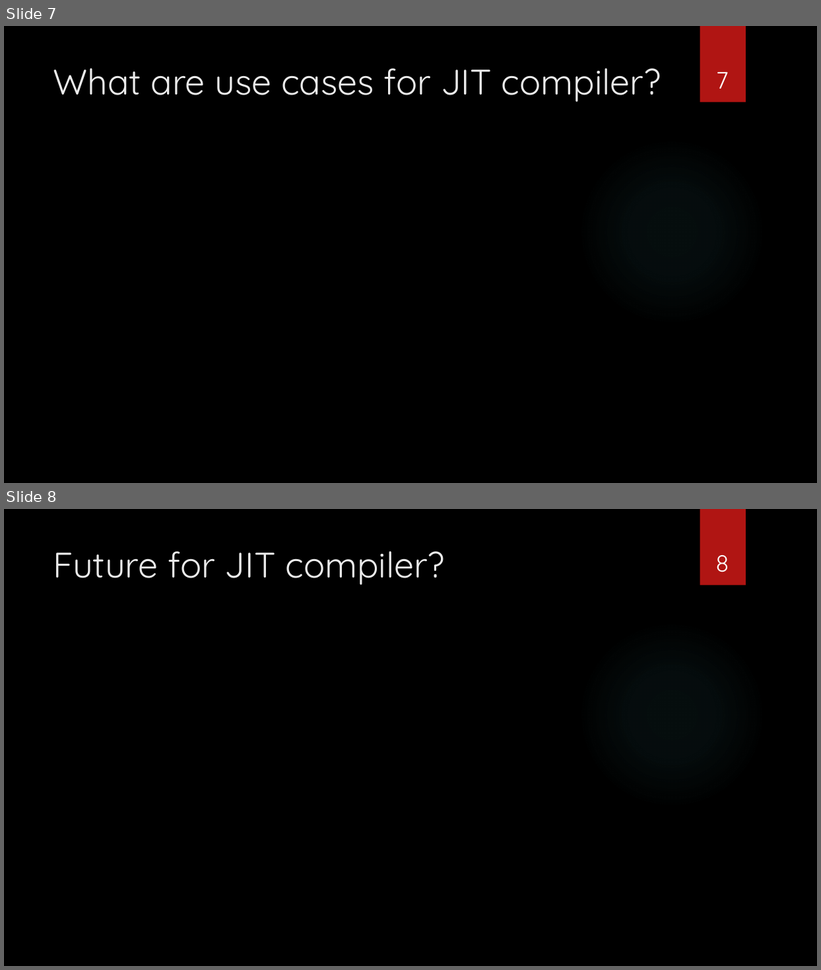
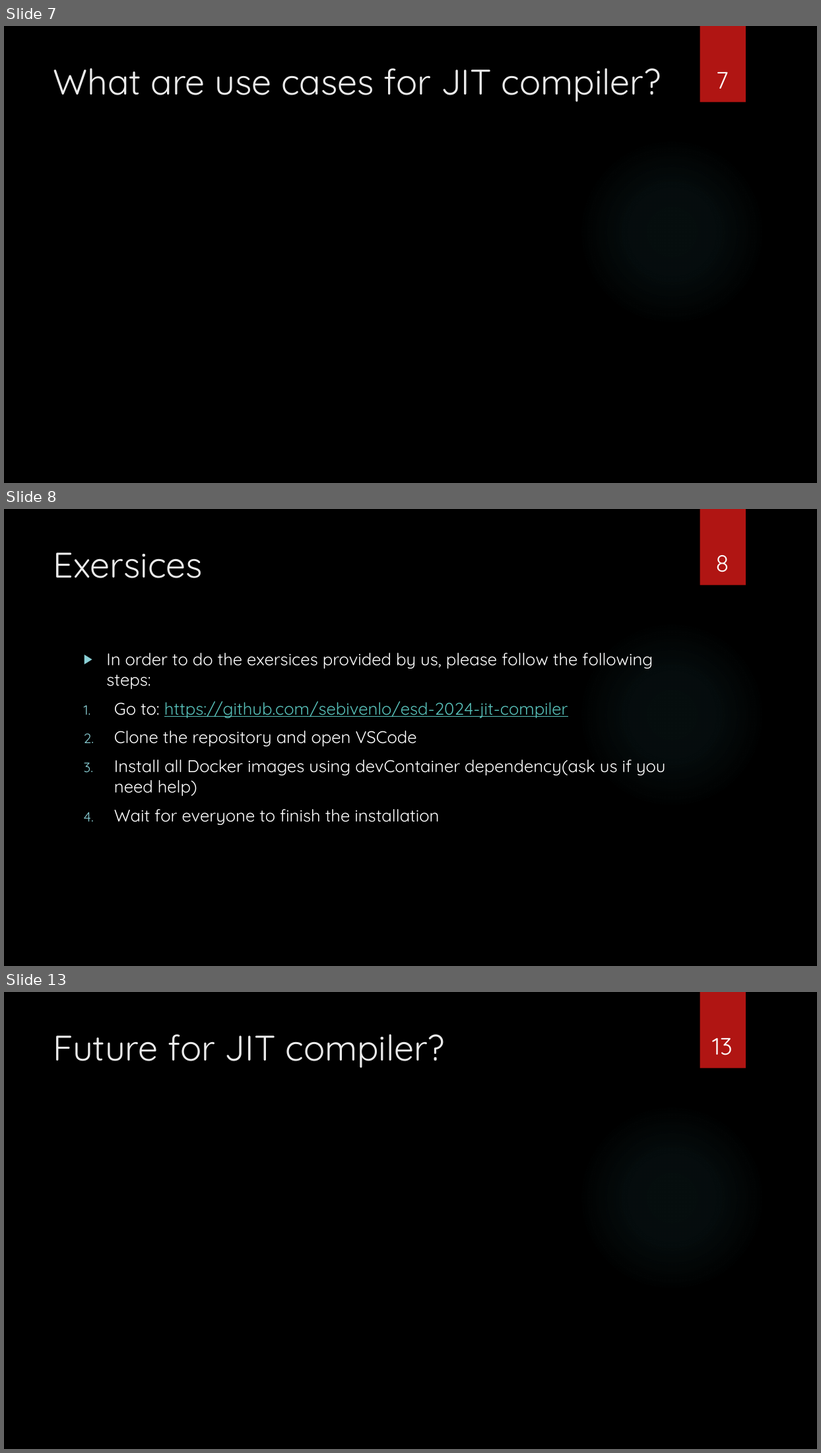
Before and after one commit to sebivenlo/esd-2024-jit-compiler, a slide deck: documents/presentation/presentation jit compiler.pptx. Shown one above the other, each under a label of ours: slides 7 and 8 before the commit, slides 7, 8 and 13 after it; the slides between them are not shown. The pictures are 821x970 and 821x1453 pixels, drawn with LibreOffice and Linux fonts; fonts in the diff are those of the drawing; background and template pictures are left out. Boxes give left, top, right and bottom in pixels: in the first picture for what was removed or moved away, otherwise in the second. Text is boxed around its words. In the diff, an @@ line names an element or a change of style, - is before the commit and + after.

```diff
--- a/documents/presentation/presentation jit compiler.pptx
+++ b/documents/presentation/presentation jit compiler.pptx
@@ slide 8 added at bbox=[4, 509, 817, 966], background picture (left out); not listed: 2 template elements that a slide beside it also shows @@
@@ title added at bbox=[54, 553, 203, 578], 42 pt, text #EBEBEB @@
+Exersices
@@ page number added at bbox=[715, 555, 729, 572], 28 pt, text #FFFFFF @@
+8
@@ text added at bbox=[106, 653, 665, 825], 20 pt, text #FFFFFF @@
+▶ In order to do the exersices provided by us, please follow the following steps:
+1. Go to: https://github.com/sebivenlo/esd-2024-jit-compiler
+2. Clone the repository and open VSCode
+3. Install all Docker images using devContainer dependency(ask us if you need help)
+4. Wait for everyone to finish the installation
@@ what was slide 8 is now slide 13 @@
@@ page number at bbox=[712, 1038, 733, 1055]: text changed @@
-8
+13
```
Also in this commit, not shown: 3 slides changed, 5 other slides added.
